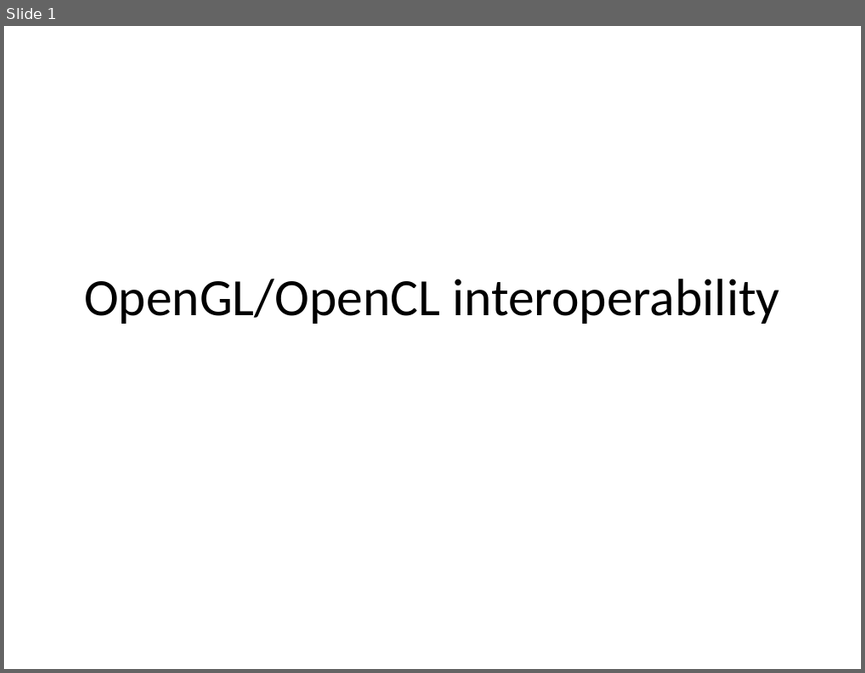
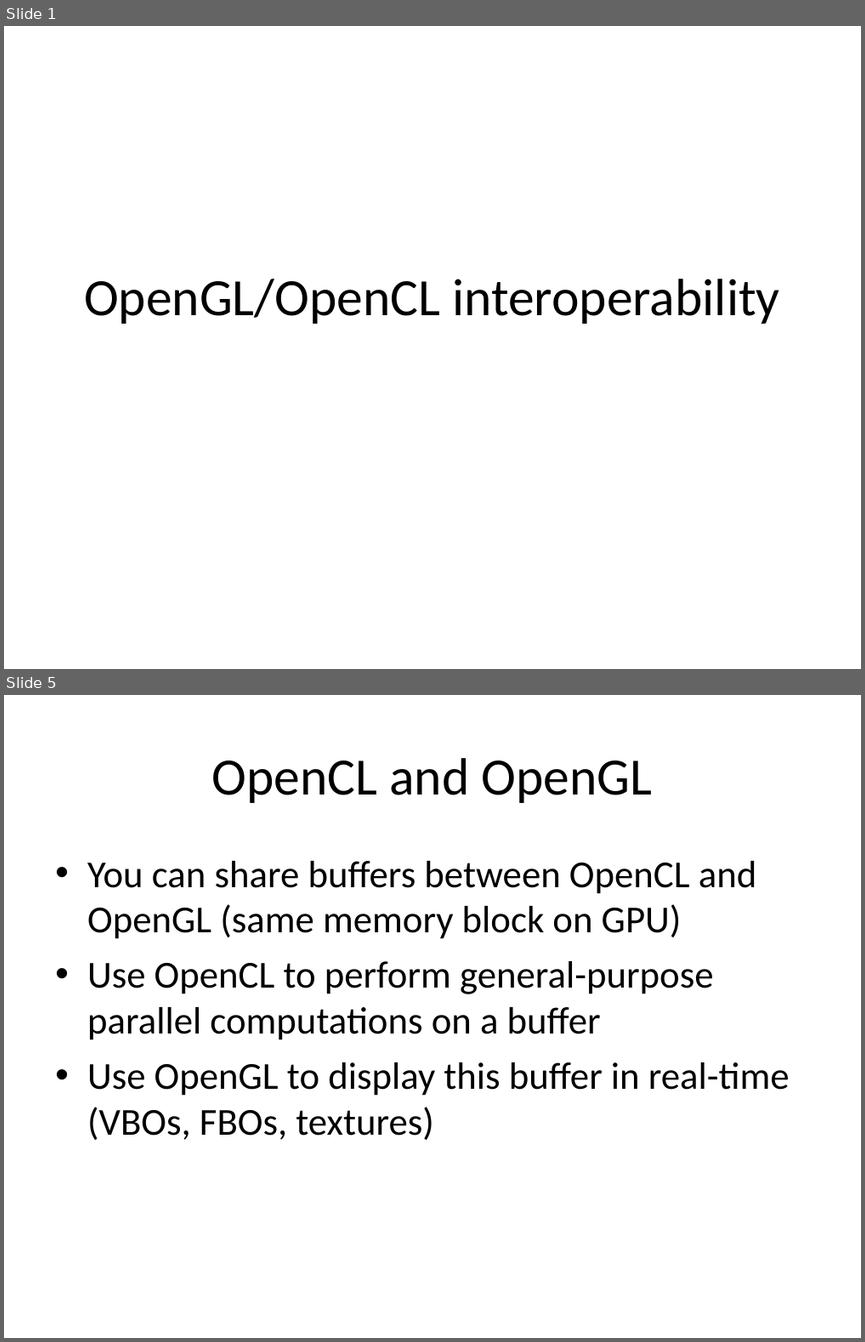
Before and after one commit to vispy/codecamp-esrf-2014, a slide deck: cr/7-glcl/glcl.ppt. Shown one above the other, each under a label of ours: slide 1 before the commit, slides 1 and 5 after it; the slides between them are not shown. The pictures are 865x673 and 865x1342 pixels, drawn with LibreOffice and Linux fonts; fonts in the diff are those of the drawing. Boxes give left, top, right and bottom in pixels: in the first picture for what was removed or moved away, otherwise in the second. Text is boxed around its words. In the diff, an @@ line names an element or a change of style, - is before the commit and + after.

```diff
--- a/cr/7-glcl/glcl.ppt
+++ b/cr/7-glcl/glcl.ppt
@@ slide 5 added at [4, 695, 861, 1338], background #FFFFFF @@
@@ title added at [212, 758, 653, 803], 44 pt, text #000000 @@
+OpenCL and OpenGL
@@ text added at [87, 861, 789, 1140], 32 pt, text #000000 @@
+• You can share buffers between OpenCL and OpenGL (same memory block on GPU)
+• Use OpenCL to perform general-purpose parallel computations on a buffer
+• Use OpenGL to display this buffer in real-time (VBOs, FBOs, textures)
```
Also in this commit, not shown: 4 other slides added, 1 slide removed.
